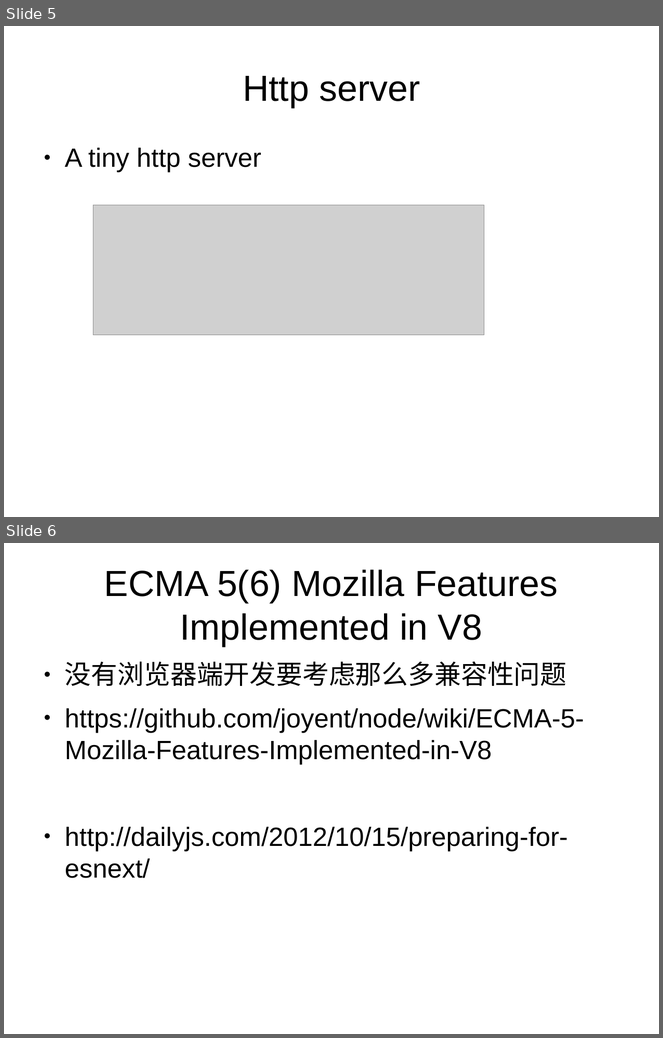
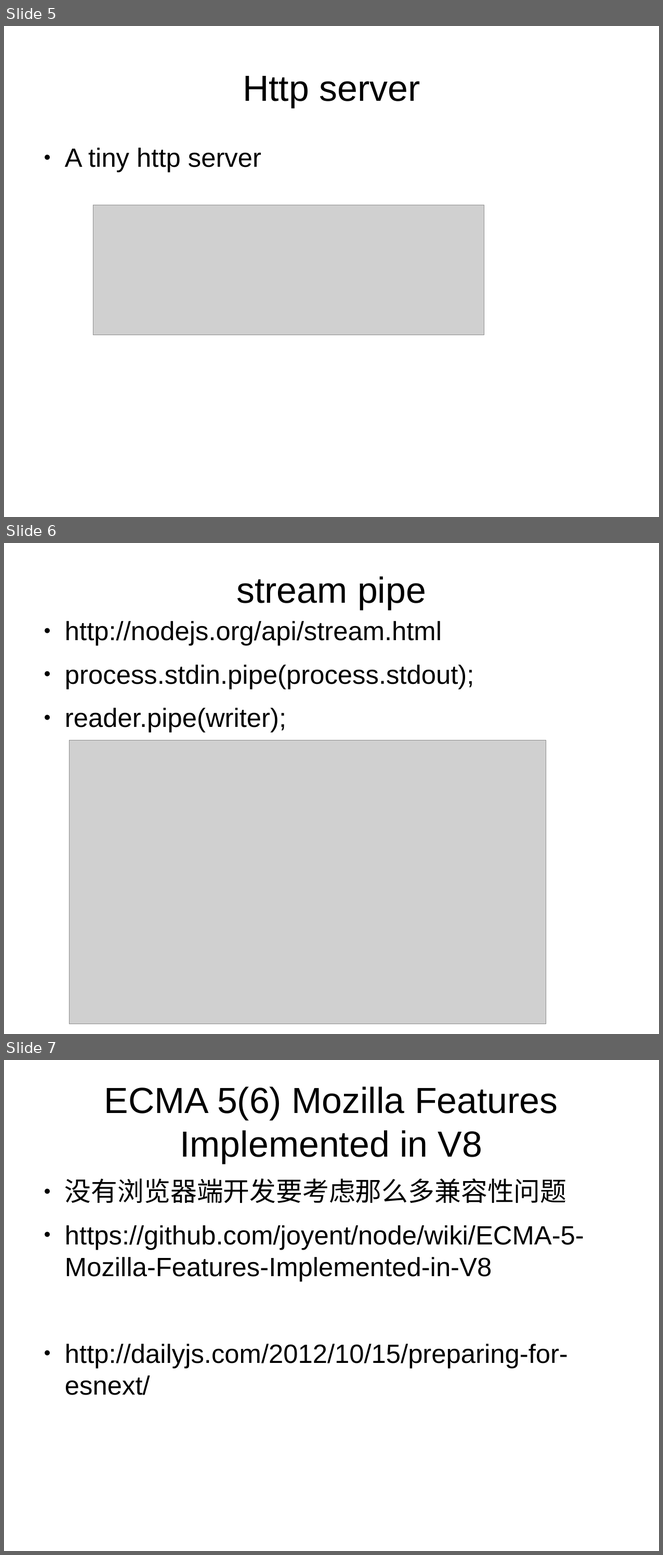
Before and after one commit to dongyuwei/frontend-utils, a slide deck: nodejs-web-dev-demo/nodejs-web-dev.odp. Shown one above the other, each under a label of ours: slides 5 and 6 before the commit, slides 5, 6 and 7 after it. The pictures are 663x1038 and 663x1555 pixels, drawn with LibreOffice and Linux fonts; fonts in the diff are those of the drawing; grey boxes stand for pictures. Boxes give left, top, right and bottom in pixels: in the first picture for what was removed or moved away, otherwise in the second. Text is boxed around its words. In the diff, an @@ line names an element or a change of style, - is before the commit and + after.

```diff
--- a/nodejs-web-dev-demo/nodejs-web-dev.odp
+++ b/nodejs-web-dev-demo/nodejs-web-dev.odp
@@ slide 6 added at [4, 543, 659, 1034], background #FFFFFF @@
@@ title added at [236, 576, 426, 610], 44 pt, text #000000 @@
+stream pipe
@@ text added at [65, 621, 474, 733], 32 pt, text #000000 @@
+● http://nodejs.org/api/stream.html
+● process.stdin.pipe(process.stdout);
+● reader.pipe(writer);
@@ picture added at [70, 741, 546, 1025] @@
@@ what was slide 6 is now slide 7 @@
```
Also in this commit, not shown: 2 slides changed, 1 other slide added, 1 other file.
